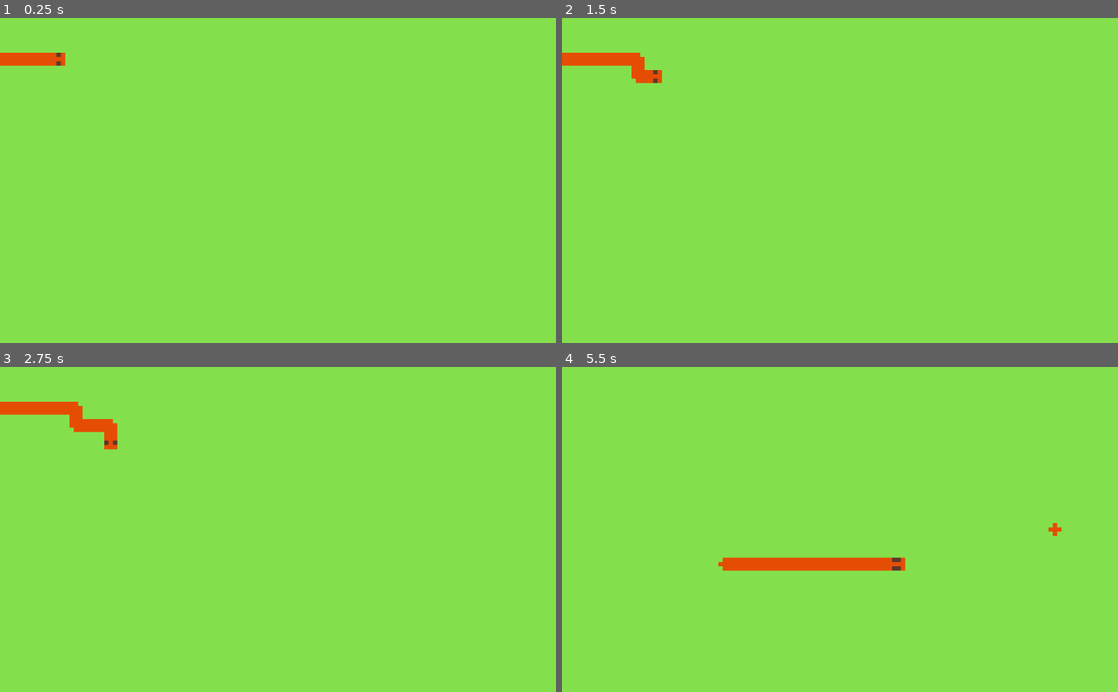
Above: before the commit, frames 1-4 (two rows, left to right).
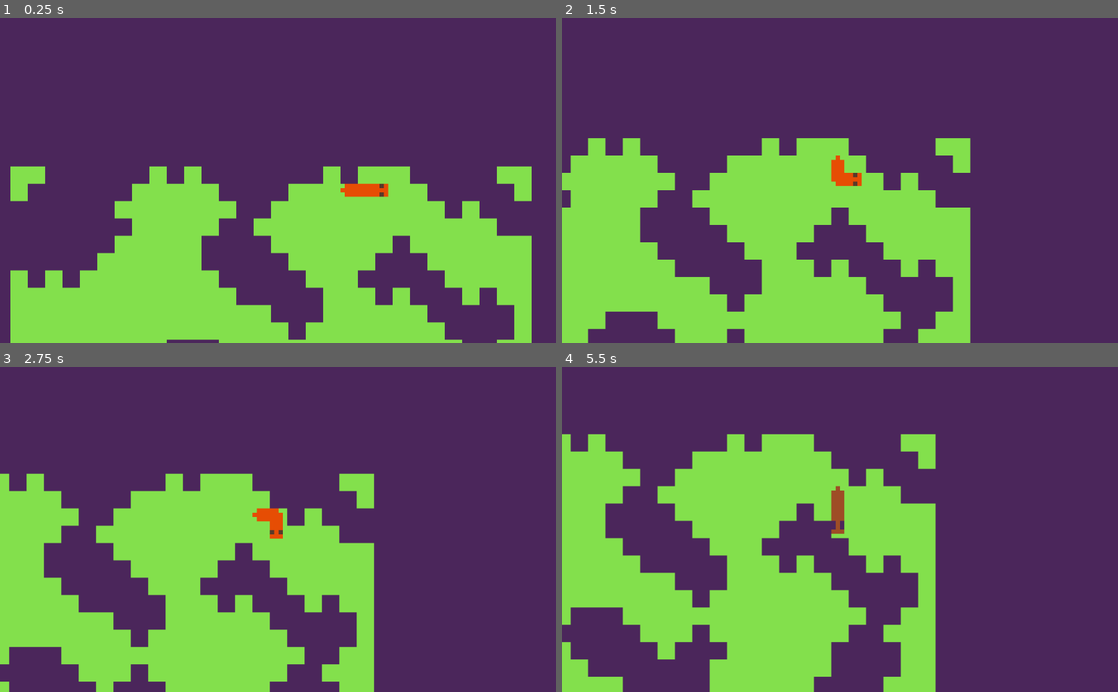
Above: after the commit, the same moments.

Repository: maxhha/snacave
Game: Godot game, scene res://Scenes/main.tscn
Two runs of this game, one before a commit and one after it. Both use one fixed random seed, a clock stepped at 60 frames per second and the inputs below.
Inputs:
- Up to frame 1 (0.25 s): no input
- Up to frame 2 (1.5 s): hold D (turn_right) 0.53-1.28 s; hold A (turn_left) from 1.28 s (still down)
- Up to frame 3 (2.75 s): release A (turn_left) at 2.03 s; hold D (turn_right) from 2.03 s (still down)
- Up to frame 4 (5.5 s): release D (turn_right) at 2.78 s; hold W (speedup) 2.78-3.53 s; hold A (turn_left) from 3.53 s (still down)

The runs differ from the first frame. In frame 1, 69% of the frame differs, in the area x 0-100%, y 0-100%; in frame 2, 70%; in frame 3, 72%; in frame 4, 69%.

Commit message:
Add map generator

Diff:
--- a/Scenes/main.gd
+++ b/Scenes/main.gd
@@ -10,8 +10,59 @@
 
 func _ready():
 	randomize()
+
+	var M = preload("res://Scripts/maptools.gd")
+	var m = preload("res://Scripts/intMap.gd").new(Vector2(WIDTH, HEIGHT), 0)
+
+	var plus_mask = M.create_map_from_string(".#.\n#@#\n.#.", 1)
+	var line3 = M.create_map_from_string("##@##\n", 1)
+	m.bit_noise(0.6)
+	m.and_mask(plus_mask)
+	m.or_mask(plus_mask)
+	m.sub2i(1)
+	m.set_bounds()
+	m.and_mask(plus_mask)
+	m.and_mask(plus_mask)
+	m.or_mask(plus_mask)
+	m.set_bounds()
+
+	for x in range(WIDTH):
+		for y in range(HEIGHT):
+			var p = Vector2(x, y)
+			if m.get(p):
+				walls[p] = true
+				$walls.set_cell(x,y,0)
+
+
+	m.sub2i(1)
+	m.and_mask(line3, true)
+	var possible_starts = []
+	for x in range(WIDTH):
+		for y in range(HEIGHT):
+			var p = Vector2(x, y)
+			if m.get(p):
+				possible_starts.push_back(p)
+	var indx = randi() % len(possible_starts)
+
+	var s = preload("snake.tscn").instance()
+	s.global_position = map2global(possible_starts[indx])
+	add_child(s)
+
 	global.map = self
-	$snake.connect("dead", self, "_on_player_dead")
+	global.camera = $camera
+	if has_node("snake"):
+		$snake.connect("dead", self, "_on_player_dead")
+		$snake.update_camera()
+	else:
+		$camera.anchor_mode = Camera2D.ANCHOR_MODE_FIXED_TOP_LEFT
+	update_border_polygon()
+	get_tree().connect("screen_resized", self, "update_border_polygon")
+
+func update_border_polygon(data=null):
+	$borders.invert_border = get_viewport_rect().size.x / 2
+	for i in range(4):
+		var p = $borders.polygon[i]
+		$borders.polygon[i] = Vector2(WIDTH*sign(p.x), HEIGHT*sign(p.y)) * global.CELL_SIZE
 
 func _on_player_dead():
 	$snake.cut_tail()
@@ -35,7 +86,7 @@
 	var p
 	while true:
 		p = Vector2(randi() % WIDTH, randi() % HEIGHT)
-		if points.get(p) == null:
+		if points.get(p) == null and not walls.get(p):
 			break
 	add_child(a)
 	a.global_position = map2global(p)
--- a/Scenes/main.tscn
+++ b/Scenes/main.tscn
@@ -1,19 +1,37 @@
 [gd_scene load_steps=4 format=2]
 
 [ext_resource path="res://Scenes/main.gd" type="Script" id=1]
-[ext_resource path="res://Scenes/snake.gd" type="Script" id=2]
-[ext_resource path="res://Sprites/sprites.png" type="Texture" id=3]
+[ext_resource path="res://Sprites/sprites.png" type="Texture" id=2]
+
+[sub_resource type="TileSet" id=1]
+0/name = "wall"
+0/texture = ExtResource( 2 )
+0/tex_offset = Vector2( 0, 0 )
+0/modulate = Color( 1, 1, 1, 1 )
+0/region = Rect2( 114, 2, 4, 4 )
+0/tile_mode = 0
+0/occluder_offset = Vector2( 0, 0 )
+0/navigation_offset = Vector2( 0, 0 )
+0/shapes = [  ]
+0/z_index = 0
 
 [node name="main" type="Node2D"]
 script = ExtResource( 1 )
 
-[node name="snake" type="Node2D" parent="."]
-position = Vector2( 99.75, 94.05 )
-script = ExtResource( 2 )
+[node name="walls" type="TileMap" parent="."]
+scale = Vector2( 8, 8 )
+tile_set = SubResource( 1 )
+cell_size = Vector2( 4, 4 )
+format = 1
 
-[node name="head" type="Sprite" parent="snake"]
-scale = Vector2( 8, 8 )
-texture = ExtResource( 3 )
-vframes = 8
-hframes = 16
-frame = 8
+[node name="camera" type="Camera2D" parent="."]
+editor/display_folded = true
+current = true
+drag_margin_h_enabled = false
+drag_margin_v_enabled = false
+smoothing_enabled = true
+
+[node name="borders" type="Polygon2D" parent="."]
+color = Color( 0.294118, 0.14902, 0.356863, 1 )
+invert_enable = true
+polygon = PoolVector2Array( 0, 0, 1, 0, 1, 1, 0, 1 )
--- a/Scenes/snake.gd
+++ b/Scenes/snake.gd
@@ -21,7 +21,7 @@
 	map_pos = (global_position / global.CELL_SIZE).floor()
 	global_position = Vector2()
 	head.global_position = map2global(map_pos)
-	var count = 10
+	var count = 2
 	for i in range(count):
 		var t = TailPart.instance()
 		if i < count - 1:
@@ -37,7 +37,7 @@
 func _process(delta):
 	timer += delta
 	if timer > STEP_TIMES[speed]:
-		timer -= STEP_TIMES[speed]
+		timer = fmod(timer, STEP_TIMES[speed])
 
 		var next_direction = (direction + input_dir + 4) % 4
 		var next_linear_vel = Vector2(1 - next_direction % 2, next_direction % 2) * (1 - int(next_direction / 2) % 2 * 2)
@@ -51,8 +51,6 @@
 		if next_pos in tail_points:
 			var indx = tail_nodes.find(tail_points[next_pos])
 			cut_tail(indx+1)
-			tail_nodes[indx].queue_free()
-			tail_nodes.remove(indx)
 
 		var t
 
@@ -107,7 +105,7 @@
 			tail_nodes[last].frame = direction + head.hframes
 
 		input_dir = 0
-
+		update_camera()
 
 	if Input.is_action_just_pressed("turn_left"):
 		input_dir = -1
@@ -115,6 +113,10 @@
 		input_dir = 1
 	if Input.is_action_just_pressed("speedup"):
 		speed = (speed & 2) + (1 - (speed & 1))
+
+func update_camera():
+	if is_instance_valid(global.camera):
+		global.camera.global_position = $head.global_position
 
 func cut_tail(indx = 0):
 	for i in range(len(tail_nodes)-1, indx-1, -1):
--- /dev/null
+++ b/Scenes/snake.tscn
@@ -0,0 +1,15 @@
+[gd_scene load_steps=3 format=2]
+
+[ext_resource path="res://Scenes/snake.gd" type="Script" id=1]
+[ext_resource path="res://Sprites/sprites.png" type="Texture" id=2]
+
+[node name="snake" type="Node2D"]
+position = Vector2( 99.75, 94.05 )
+script = ExtResource( 1 )
+
+[node name="head" type="Sprite" parent="."]
+scale = Vector2( 8, 8 )
+texture = ExtResource( 2 )
+vframes = 8
+hframes = 16
+frame = 8
--- a/Scripts/global.gd
+++ b/Scripts/global.gd
@@ -4,6 +4,8 @@
 
 # warning-ignore:unused_class_variable
 var map
+# warning-ignore:unused_class_variable
+var camera
 
 # Declare member variables here. Examples:
 # var a = 2
--- /dev/null
+++ b/Scripts/intMap.gd
@@ -0,0 +1,135 @@
+var data
+var size setget set_size
+var start = Vector2()
+
+func _init(sizee, fill = null):
+	size = sizee.floor()
+	data = PoolIntArray(range(size.x * size.y))
+	if typeof(fill) == TYPE_INT:
+		for i in range(size.x * size.y):
+			data[i] = fill
+
+func set(pos, val):
+	pos = (pos + start).floor()
+	if pos.x >= 0 and pos.y >= 0 and pos.x < size.x and pos.y < size.y:
+		data[pos.x + pos.y*size.x] = val
+
+func get(pos, val=0):
+	pos = (pos + start).floor()
+	if pos.x >= 0 and pos.y >= 0 and pos.x < size.x and pos.y < size.y:
+		return data[pos.x + pos.y*size.x]
+	else:
+		return val
+
+func has_point(pos):
+	pos = (pos + start).floor()
+	return (pos.x >= 0) and (pos.y >= 0) and (pos.x < size.x) and (pos.y < size.y)
+
+func set_size(new_size):
+
+	var new_data = PoolIntArray(range(new_size.x * new_size.y))
+
+	var kx = size.x / new_size.x
+	var ky = size.y / new_size.y
+	for x in range(new_size.x):
+		for y in range(new_size.y):
+			var sum = 0
+			var w = range(floor(x*kx), ceil((x+1)*kx))
+			var h = range(floor(y*ky), ceil((y+1)*ky))
+			for x1 in w:
+				for y1 in h:
+					sum += data[x1 + size.x * y1]
+			new_data[x + new_size.x * y] = round(sum / len(w) / len(h))
+
+	data = new_data
+	size = new_size
+	start.x /= kx
+	start.y /= ky
+
+func copy():
+	return get_script().new(size);
+
+func copy_data(map):
+	for i in range(map.size.x*map.size.y):
+		data[i] = map.data[i]
+
+func clone():
+	var new_map = get_script().new(size);
+	new_map.copy_data(self)
+	new_map.start = start
+	return new_map
+
+func bit_noise(k):
+	for i in range(size.x*size.y):
+		data[i] = 0 if randf() > k else 1
+
+func sub2i(k):
+	for i in range(size.x*size.y):
+		data[i] = k - data[i]
+
+func set_bounds(val = 1):
+	for x in range(size.x):
+		data[x] = val
+		data[x + (size.y - 1)*size.x] = val;
+
+	for y in range(size.y):
+		data[y*size.x] = val
+		data[size.x-1 + y*size.x] = val
+
+func or_mask(mask):
+	var new_data = PoolIntArray(range(data.size()));
+
+	for i in range(data.size()):
+		new_data[i] = 0
+
+	var p
+	for xc in range(size.x):
+		for yc in range(size.y):
+			var i = xc + yc*size.x
+			if data[i] <= 0:
+				continue
+			var X = range(max(xc - mask.start.x,0), min(xc - mask.start.x + mask.size.x, size.x))
+			var Y = range(max(yc - mask.start.y,0), min(yc - mask.start.y + mask.size.y, size.y))
+			for x in X:
+				for y in Y:
+					p = Vector2(x-xc,y-yc)
+					if mask.get(p, 0) > 0:
+						 new_data[x + y*size.x] = mask.get(p, 0)
+	data = new_data
+
+func and_mask(mask, strictly=false):
+	var new_data = PoolIntArray(range(data.size()));
+
+	for i in range(data.size()):
+		new_data[i] = 0
+
+	var del
+	var p
+	var c_v = mask.get(Vector2())
+	for xc in range(size.x):
+		for yc in range(size.y):
+			var i = xc + yc*size.x
+			var c = Vector2(xc,yc)
+			del = false
+			if data[i] != c_v:
+				continue
+			var X = range(max(xc - mask.start.x,0), min(xc - mask.start.x + mask.size.x, size.x))
+			var Y = range(max(yc - mask.start.y,0), min(yc - mask.start.y + mask.size.y, size.y))
+			for x in X:
+				for y in Y:
+					p = Vector2(x,y) - c
+					if strictly:
+						del = del or mask.get(p) != data[x + y*size.x]
+					else:
+						del = del or mask.get(p) > data[x + y*size.x]
+			if not del:
+				new_data[i] = 1
+	data = new_data
+
+func sub_map(map, limit=-INF):
+	for i in range(size.x*size.y):
+		data[i] = max(limit, data[i] - map.data[i])
+
+func add_map(map, limit=INF):
+	for i in range(size.x*size.y):
+		data[i] = min(limit, data[i] + map.data[i])
--- /dev/null
+++ b/Scripts/maptools.gd
@@ -0,0 +1,83 @@
+const Map = preload('res://Scripts/intMap.gd')
+
+static func create_distrev_map(center, size, objects_coords, w):
+	var map = Map.new(size)
+	map.start = center.floor();
+	for x in range(-map.start.x, -map.start.x + map.size.x):
+		for y in range(-map.start.y, -map.start.y + map.size.y):
+			var sum = 0
+			var c = Vector2(x,y)
+			for p in objects_coords:
+				sum += max(w - c.distance_to(p), 0)
+			map.set(c, round(sum))
+	return map
+
+static func create_map_from_string(s, center_val = 0, row_seperator ='\n'):
+	var rows = s.split(row_seperator)
+	for i in range(len(rows)-1, -1, -1):
+		if len(rows[i]) == 0:
+			rows.remove(i)
+	var size = Vector2(0, len(rows))
+	for i in rows:
+		size.x = max(size.x, len(i))
+
+	var map = Map.new(size)
+	var player_pos = null
+	for y in range(size.y):
+		for x in range(size.x):
+			var p = Vector2(x, y)
+			if rows[y][x] == '#':
+				map.set(p, 1)
+			elif rows[y][x] == '@':
+				player_pos = p
+				map.set(p, center_val)
+			else:
+				map.set(p, 0)
+	assert(player_pos != null)#no @
+	map.start = player_pos
+	return map
+
+static func map_compress_by_max(map, new_size):
+
+	var new_map = Map.new(new_size)
+
+	var kx = map.size.x / new_size.x
+	var ky = map.size.y / new_size.y
+	for x in range(new_size.x):
+		for y in range(new_size.y):
+			var w = range(floor(x*kx), ceil((x+1)*kx))
+			var h = range(floor(y*ky), ceil((y+1)*ky))
+			var m = map.data[x*kx+y*ky*map.size.x]
+			for x1 in w:
+				for y1 in h:
+					m = max(m, map.data[x1 + map.size.x * y1])
+			new_map.data[x + new_size.x * y] = m
+
+	new_map.start.x = map.size.x / kx
+	new_map.start.y = map.size.y / ky
+
+static func check_line(map, p1, p2, val, def_val):
+	var dir = p2 - p1
+	var step = dir / max(abs(dir.x), abs(dir.y))
+
+	var curr = p1
+	var curr_s = p1 + step
+	var new_curr = Vector2(round(curr_s.x), round(curr_s.y))
+	while true:
+
+		if map.get(curr, def_val) == val:
+			return true
+		var d = new_curr - curr
+
+		if curr == p2:
+			break
+
+		if (d).length() > 1 and (map.get(curr + Vector2(d.x, 0), def_val) == val and map.get(curr + Vector2(0, d.y), def_val) == val):
+			return true
+
+		curr = new_curr
+
+		curr_s += step
+		new_curr = Vector2(round(curr_s.x), round(curr_s.y))
+
+	return false
Binary file changed: Sprites/sprites.png
